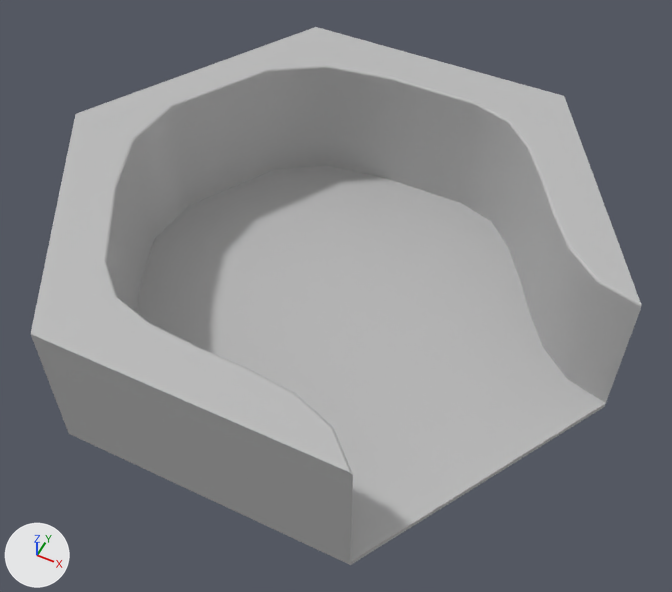
One commit to the FBX model Ego's Precious/Assets/Models/GroundHex/hex_01_W.fbx: the scene before it, then after it.
Before and after are seen from a camera (50 mm lens) standing at (6.02, -11.8, 13.57) and looking at (0.37, -0.5, -0.55). Arrows for +X, +Y and +Z are at lower left; the lights stay in place. Where no turn or scale is listed for an object, it has been applied to the vertices.

Names of what the first picture shows: 'hex_01_W'.
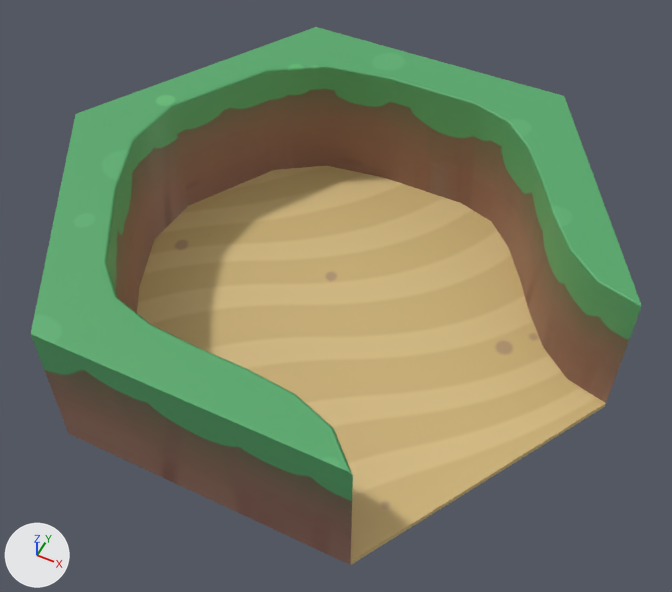
The change in detail:
Picture 'Enviornment Texture.png' (img_enviornment_texture_png) is new.
Material 'lambert13' (mat_lambert13) is new.
Its texture is img_enviornment_texture_png.
me_mesh is used by ob_hex_01_w; location (0.0, 0.0, 0.0).
me_mesh had 120 vertices, 131 faces and spanned x -6.0..6.0, y -5.2..5.2, z -1.5..1.5.
me_mesh now has 76 vertices, 87 faces and spans x -6.0..6.0, y -5.2..5.2, z -1.5..1.5.
Part 1, on me_mesh:
44 vertices are removed from x -4.45..6.0, y -5.2..4.15, z 1.47..1.49.
65 faces are deleted.
21 new faces join them.
me_mesh part 2: 66 faces spanning x -6.0..6.0, y -5.2..5.2, z -1.5..1.5 switch from mat_lambert1 (grey #bcbcbc) to mat_lambert13 (picture img_enviornment_texture_png).

Changed parts and their boxes [x1, y1, x2, y2] in the pictures (672 x 592 px):
part 1 of me_mesh, cut back: [103, 64, 641, 474] in both
part 2 of me_mesh, recoloured: [31, 27, 641, 565] in both
